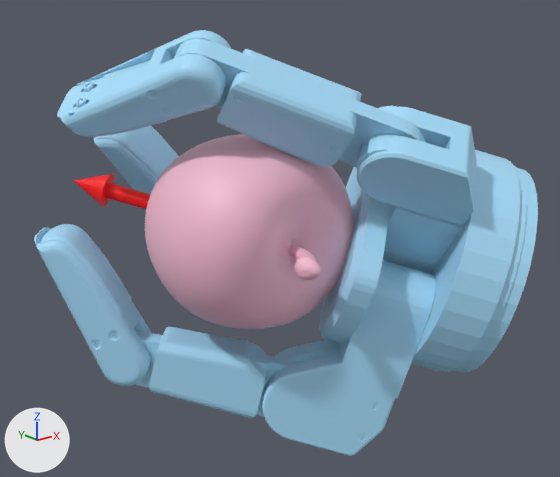
A saved change to the glTF model static/assets/cond/Barrett/contactdb+apple/3.glb.
Both versions are drawn from a 50 mm lens placed at (-0.1674, -0.229, 0.0851), pointed at (0.0171, 0.0017, -0.0071). The lights are fixed; the arrows at lower left show +X, +Y and +Z. Where no turn or scale is listed for an object, it has been applied to the vertices. Vertices at the same position are counted once.

The first picture shows 'apple.stl', 'geometry_1', 'geometry_2'.
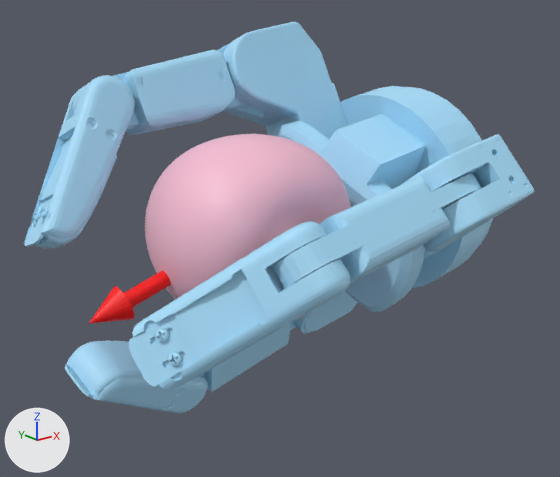
Patch to the scene script:
```diff
--- a/static/assets/cond/Barrett/contactdb+apple/3.glb.py
+++ b/static/assets/cond/Barrett/contactdb+apple/3.glb.py
@@ me_geometry_1 @@
 me_geometry_1.from_pydata(...)  # 8695 vertices, 17330 faces; spans x -0.068..0.112, y -0.083..0.085, z -0.088..0.074
+# me_geometry_1 part 1: the loose piece of 347 vertices spanning x 0.011..0.112, y -0.083..0.019, z -0.062..0.035 is multiplied about its middle by the matrix ((0.776, -0.616, -0.138), (-0.631, -0.748, -0.206), (0.023, 0.247, -0.969)), then moved by (0.011, 0.037, 0.014)
+# me_geometry_1 part 2: the loose piece of 210 vertices spanning x 0.015..0.065, y -0.072..-0.029, z 0.007..0.049 is multiplied about its middle by the matrix ((0.776, -0.616, -0.138), (-0.631, -0.748, -0.206), (0.023, 0.247, -0.969)), then moved by (0.021, 0.073, -0.071)
+# me_geometry_1 part 3: the loose piece of 449 vertices spanning x -0.034..0.044, y -0.058..0.004, z 0.02..0.072 is multiplied about its middle by the matrix ((0.774, -0.618, -0.135), (-0.632, -0.747, -0.205), (0.026, 0.244, -0.969)), then moved by (0.012, 0.051, -0.103)
+# me_geometry_1 part 4: the loose piece of 1647 vertices spanning x -0.055..-0.011, y -0.019..0.047, z 0.036..0.074 is multiplied about its middle by the matrix ((0.768, -0.629, -0.119), (-0.639, -0.742, -0.202), (0.039, 0.232, -0.972)), then moved by (-0.006, 0.003, -0.112)
+# me_geometry_1 part 5: the loose piece of 925 vertices spanning x 0.049..0.099, y -0.032..0.049, z -0.052..0.02 is multiplied about its middle by the matrix ((0.809, -0.566, -0.161), (-0.534, -0.821, 0.204), (-0.247, -0.079, -0.966)), then moved by (-0.015, -0.051, 0.022)
+# me_geometry_1 part 6: the loose piece of 449 vertices spanning x 0.005..0.081, y 0.016..0.082, z -0.042..0.003 is multiplied about its middle by the matrix ((0.823, -0.53, -0.204), (-0.499, -0.846, 0.187), (-0.272, -0.052, -0.961)), then moved by (-0.032, -0.111, 0.034)
+# me_geometry_1 part 7: the loose piece of 1647 vertices spanning x -0.029..0.029, y 0.057..0.085, z -0.02..0.041 is multiplied about its middle by the matrix ((0.827, -0.518, -0.219), (-0.487, -0.854, 0.181), (-0.281, -0.043, -0.959)), then moved by (-0.042, -0.125, -0.013)
+# me_geometry_1 part 8: the loose piece of 925 vertices spanning x -0.006..0.058, y -0.057..0.002, z -0.088..-0.009 is multiplied about its middle by the matrix ((0.76, -0.635, -0.136), (-0.636, -0.684, -0.358), (0.134, 0.359, -0.924)), then moved by (0.02, 0.063, 0.083)
+# me_geometry_1 part 9: the loose piece of 449 vertices spanning x -0.05..0.027, y -0.032..0.037, z -0.079..-0.041 is multiplied about its middle by the matrix ((0.761, -0.636, -0.126), (-0.633, -0.687, -0.358), (0.141, 0.352, -0.925)), then moved by (0.012, 0.039, 0.11)
+# me_geometry_1 part 10: the loose piece of 1647 vertices spanning x -0.068..-0.026, y 0.013..0.052, z -0.06..0.002 is multiplied about its middle by the matrix ((0.759, -0.634, -0.146), (-0.638, -0.682, -0.357), (0.127, 0.364, -0.923)), then moved by (-0.003, 0.0, 0.056)
 me_geometry_1.materials.append(mat_defaultmaterial_001)
@@ me_geometry_2 @@
 me_geometry_2.from_pydata(...)  # 75 vertices, 144 faces; spans x -0.0471..0.0022, y -0.0021..0.0488, z -0.0029..0.0202
+# me_geometry_2 part 11: the whole mesh is multiplied about the mesh origin by the matrix ((0.449, -0.794, -0.411), (0.317, 0.571, -0.757), (0.835, 0.21, 0.508))
 me_geometry_2.materials.append(mat_defaultmaterial_002)
```

What differs and where, as boxes (x1, y1, x2, y2) in the pictures (560 x 477 px; the box of a moved part takes in the faces that stretch with it):
'geometry_1', reshaped (8% shorter)
    before: (34, 30, 538, 456)
    after: (24, 22, 534, 413)
'geometry_2', reshaped
    before: (73, 174, 151, 209)
    after: (89, 271, 171, 324)
part 1 of me_geometry_1, moved or reshaped
    before: (319, 150, 538, 373)
    after: (271, 86, 493, 312)
part 2 of me_geometry_1, moved or reshaped
    before: (357, 107, 476, 226)
    after: (304, 291, 358, 332)
part 3 of me_geometry_1, moved or reshaped
    before: (174, 38, 426, 170)
    after: (201, 316, 309, 392)
part 4 of me_geometry_1, moved or reshaped
    before: (57, 30, 231, 137)
    after: (65, 341, 207, 413)
part 5 of me_geometry_1, moved or reshaped (not visible before)
    after: (403, 134, 534, 260)
part 6 of me_geometry_1, moved or reshaped (not visible before)
    after: (272, 173, 481, 289)
part 7 of me_geometry_1, moved or reshaped
    before: (93, 126, 179, 194)
    after: (129, 221, 350, 389)
part 8 of me_geometry_1, moved or reshaped
    before: (262, 260, 436, 456)
    after: (218, 22, 348, 140)
part 9 of me_geometry_1, moved or reshaped
    before: (135, 326, 303, 418)
    after: (72, 48, 248, 135)
part 10 of me_geometry_1, moved or reshaped
    before: (34, 224, 152, 386)
    after: (24, 75, 135, 248)
